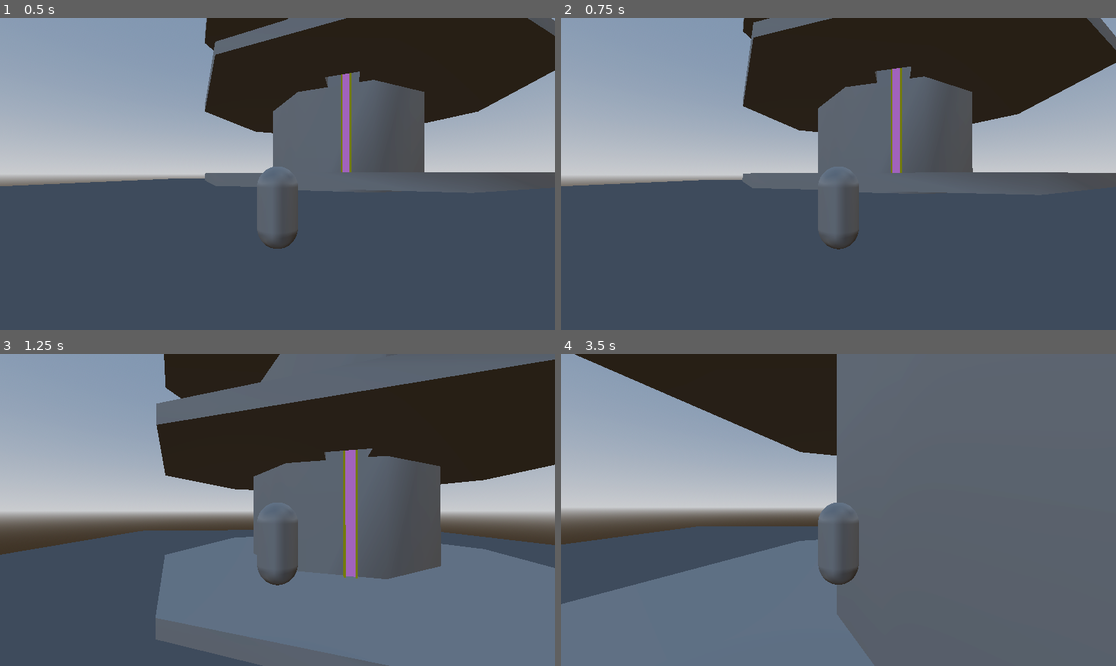
Above: before the commit, frames 1-4 (two rows, left to right).
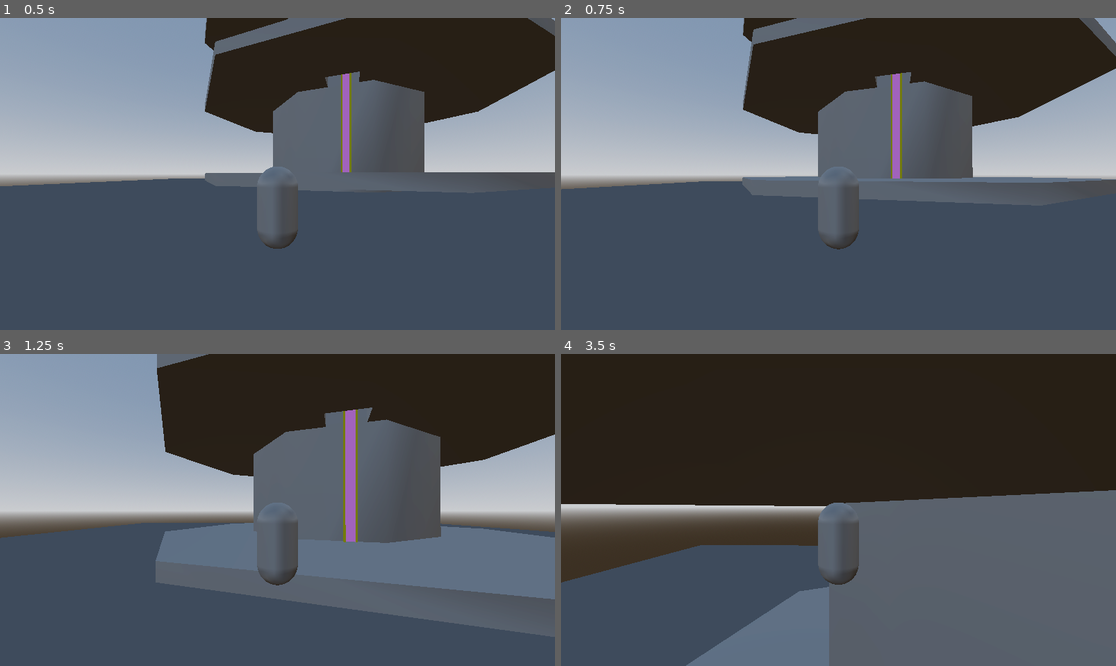
Above: after the commit, the same moments.

Repository: c-dez/3d-game
Game: Godot game, scene res://escenes/world/world.tscn
Two runs of this game, one before a commit and one after it. Both use one fixed random seed, a clock stepped at 60 frames per second and the inputs below.
Inputs (mouse positions are in pixels of both pictures, inside the frame that each line leads up to):
- Up to frame 1 (0.5 s): no input
- Up to frame 2 (0.75 s): tap Enter at 0.5 s; move the mouse to (866, 174) at 0.52 s; hold W (forward) from 0.53 s (still down); tap E (action) at 0.6 s
- Up to frame 3 (1.25 s): keep holding W (forward); tap Space (jump) at 0.77, 0.8, 1.07 s
- Up to frame 4 (3.5 s): keep holding W (forward); move the mouse to (810, 510) at 1.27 s; tap Space (jump) at 1.35, 1.52, 1.82, 2.3, 3.02, 3.32 s; tap E (action) at 1.55, 2.1, 2.85 s; move the mouse to (849, 503) at 2.02 s; move the mouse to (832, 516) at 2.77 s

Frame 1 is identical in both runs. In frame 2, 3.8% of the frame differs, in the area x 0-100%, y 0-60%; in frame 3, 33%; in frame 4, 54%, in the area x 0-100%, y 0-100%.

Commit message:
implementado subir y bajar

Diff:
--- /dev/null
+++ b/escenes/player/actions.gd
@@ -0,0 +1,20 @@
+class_name Actions
+extends Node
+
+@export var climb_speed:float = 4
+
+@onready var player:Player = get_node("..")
+
+func _process(_delta: float) -> void:
+	if Input.is_action_just_pressed(Keybindings.action):
+		MoveStateMachine.current_state = MoveStateMachine.STATE.CLIMBING
+
+
+
+func climb():
+	if Input.is_action_pressed(Keybindings.climb):
+		player.velocity.y = climb_speed
+	elif Input.is_action_pressed(Keybindings.descend):
+		player.velocity.y = - 5.0
+	else:
+		player.velocity.y = 0.0
--- a/escenes/player/player.gd
+++ b/escenes/player/player.gd
@@ -34,10 +34,22 @@
 
 
 func _physics_process(_delta: float) -> void:
+	match MoveStateMachine.current_state:
+
+		MoveStateMachine.STATE.MOVING:
+			move()
+			jump(_delta)
+			coyote_time_jump(_delta)
+		MoveStateMachine.STATE.CLIMBING:
+			get_node("Actions").climb()
+			# get_node("Actions").descend()
+			pass
+		_:
+			pass
+
+
+
 	set_skin_visible_by_camera_distance(1.0)
-	move()
-	jump(_delta)
-	coyote_time_jump(_delta)
 	move_and_slide()
 
 
--- a/escenes/player/player.tscn
+++ b/escenes/player/player.tscn
@@ -1,7 +1,8 @@
-[gd_scene load_steps=7 format=3 uid="uid://cmshly5qv2v42"]
+[gd_scene load_steps=8 format=3 uid="uid://cmshly5qv2v42"]
 
 [ext_resource type="Script" uid="uid://bf2kc7nr8lpar" path="res://escenes/player/player.gd" id="1_jc7hd"]
 [ext_resource type="PackedScene" uid="uid://c3u4sjxsaosi3" path="res://escenes/player/camera/player_camera.tscn" id="2_sniej"]
+[ext_resource type="Script" uid="uid://jlxld0j100u6" path="res://escenes/player/actions.gd" id="3_6mcrl"]
 
 [sub_resource type="CapsuleShape3D" id="CapsuleShape3D_82eut"]
 
@@ -30,3 +31,6 @@
 
 [node name="PlayerCamera" parent="." instance=ExtResource("2_sniej")]
 transform = Transform3D(1, 0, 0, 0, 1, 0, 0, 0, 1, 0, 0.812631, 0)
+
+[node name="Actions" type="Node" parent="."]
+script = ExtResource("3_6mcrl")
--- a/scripts/keybinings/keybindings.gd
+++ b/scripts/keybinings/keybindings.gd
@@ -26,6 +26,10 @@
 	buffer_timers_settup()
 	pass
 
+func _process(_delta: float) -> void:
+	# state_keys()
+	pass
+
 
 func buffer_jump() -> bool:
 	#input buffer
@@ -44,30 +48,28 @@
 # un state machine da seguimiento a estado moverse, escalando escalera
 # dependiendo de el estado se asignan y desasignan keybindings
 
-func state_keys() -> void:
-	match MoveStateMachine.current_state:
-		MoveStateMachine.STATE.MOVING:
-			# clear_keys()
-			assign_moving_keys()
-		MoveStateMachine.STATE.CLIMBING:
-			clear_keys()
-			assign_climbing_keys()
+# func state_keys() -> void:
+# 	match MoveStateMachine.current_state:
+# 		MoveStateMachine.STATE.MOVING:
+# 			assign_moving_keys()
+# 		MoveStateMachine.STATE.CLIMBING:
+# 			assign_climbing_keys()
 
-		_:
-			pass
+# 		_:
+# 			pass
 
-func assign_moving_keys():
-	forward = "forward"
-	backwards = "backwards"
-	left = "left"
-	right = "right"
+# func assign_moving_keys():
+# 	forward = "forward"
+# 	backwards = "backwards"
+# 	left = "left"
+# 	right = "right"
 
-func assign_climbing_keys():
-	climb = "forward"
-	descend = "backwards"
+# func assign_climbing_keys():
+# 	climb = "forward"
+# 	descend = "backwards"
 
-func clear_keys():
-	forward = ""
-	backwards = ""
-	left = ""
-	right = ""
+# func clear_keys():
+# 	forward = ""
+# 	backwards = ""
+# 	left = ""
+# 	right = ""
Not shown, added: escenes/player/actions.gd.uid
